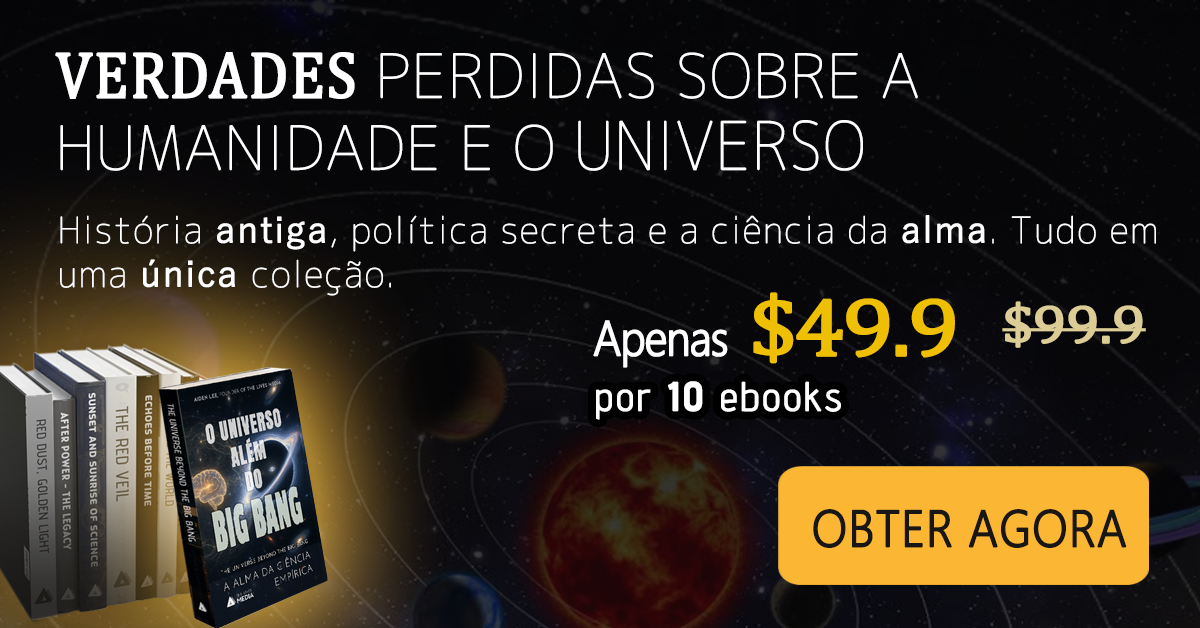
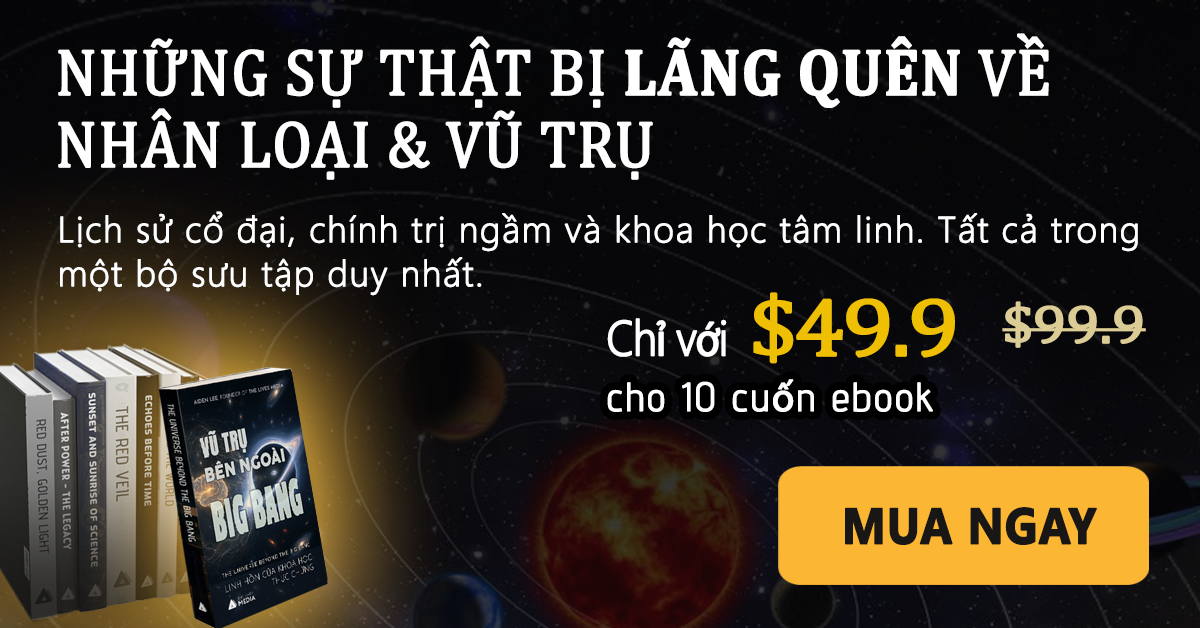
Layers edited between the first and the second 1200 × 628 image:
renamed "VERDADES PERDIDAS SOBRE A HUMANIDADE E O UNIVERSO" to "NHỮNG SỰ THẬT BỊ LÃNG QUÊN VỀ NHÂN LOẠI & VŨ TRỤ", painted on it over box(55, 33, 1049, 180)
painted on "Ancient history, secret politics, and the" over box(60, 211, 1156, 296)
painted on "ONLY $49.90" over box(593, 318, 728, 368)
painted on "For 10 ebooks" over box(596, 379, 933, 420)
added layer "Layer 8" above "Layer 7" over box(180, 374, 328, 628)
renamed "OBTER AGORA" to "MUA NGAY", painted on it over box(813, 507, 1127, 548)